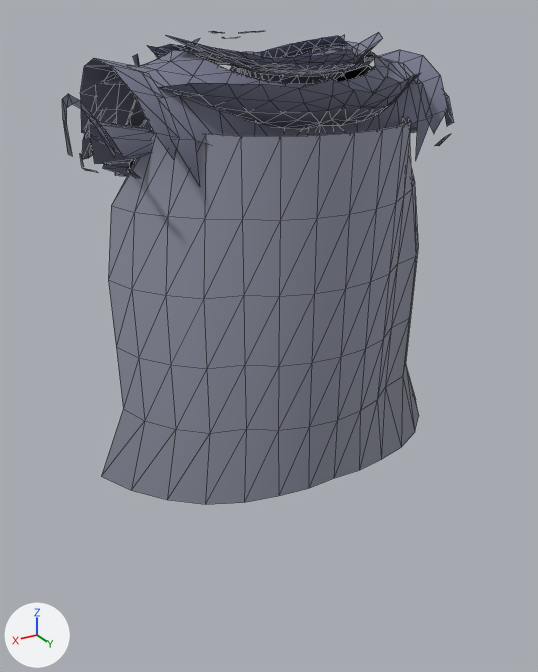
The glTF model assets/models/outfits/wear/storm_mantle_ranger_female.gltf: old version first, new version second.
Before and after are seen from a 50 mm lens placed at (0.428, 0.779, 1.553), pointed at (0.025, 0.107, 1.218). Arrows for +X, +Y and +Z are at lower left; the lights stay in place. The first picture is the older version. Mesh edges are drawn as thin lines. Vertices at exactly the same position are counted once.

Objects in the first picture: 'storm_mantle_ranger_female'.
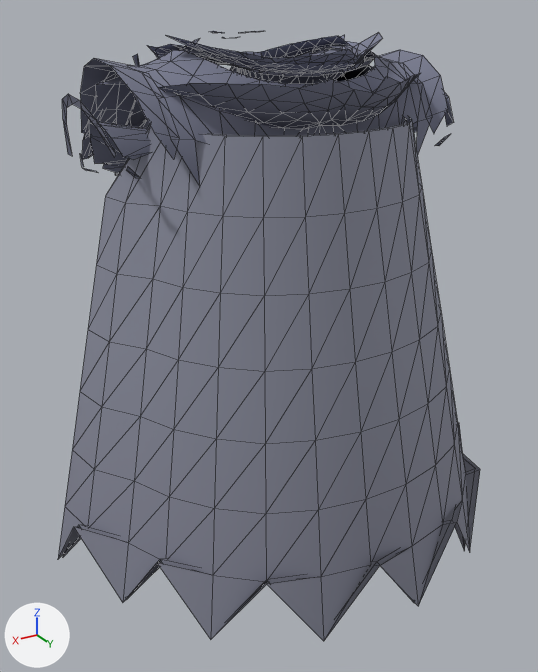
What the commit changed:
me_storm_mantle_ranger_female is used by ob_storm_mantle_ranger_female; location (0.0, 0.0, 0.0).
me_storm_mantle_ranger_female had 1275 vertices, 1588 faces and spanned x -0.223..0.223, y -0.12..0.224, z 1.075..1.538.
me_storm_mantle_ranger_female now has 1351 vertices, 1728 faces and spans x -0.28..0.28, y -0.12..0.328, z 0.972..1.538.
me_storm_mantle_ranger_female part 1: the loose piece of 90 vertices spanning x -0.223..0.223, y 0.059..0.217, z 1.075..1.455 is rebuilt with 128 vertices and now spans x -0.274..0.274, y 0.05..0.322, z 0.972..1.455.
me_storm_mantle_ranger_female part 2: the loose piece of 90 vertices spanning x -0.217..0.217, y 0.059..0.211, z 1.075..1.455 is rebuilt with 128 vertices and now spans x -0.28..0.28, y 0.05..0.328, z 0.972..1.455.

What differs and where, as boxes (x1, y1, x2, y2) in the pictures (538 x 672 px):
'storm_mantle_ranger_female', reshaped (8% wider, 29% taller)
    before: (62, 30, 454, 505)
    after: (58, 30, 480, 641)
part 1 of me_storm_mantle_ranger_female, rebuilt (mostly hidden afterwards)
    before: (101, 117, 418, 505)
    after: (63, 118, 475, 613)
part 2 of me_storm_mantle_ranger_female, rebuilt (mostly hidden before)
    before: (211, 118, 405, 137)
    after: (58, 117, 480, 641)
